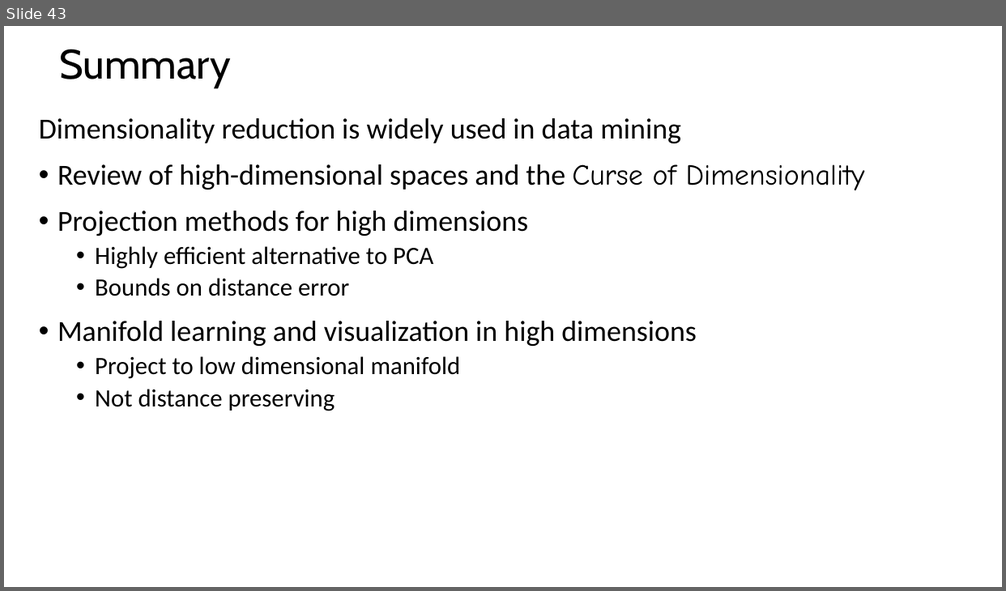
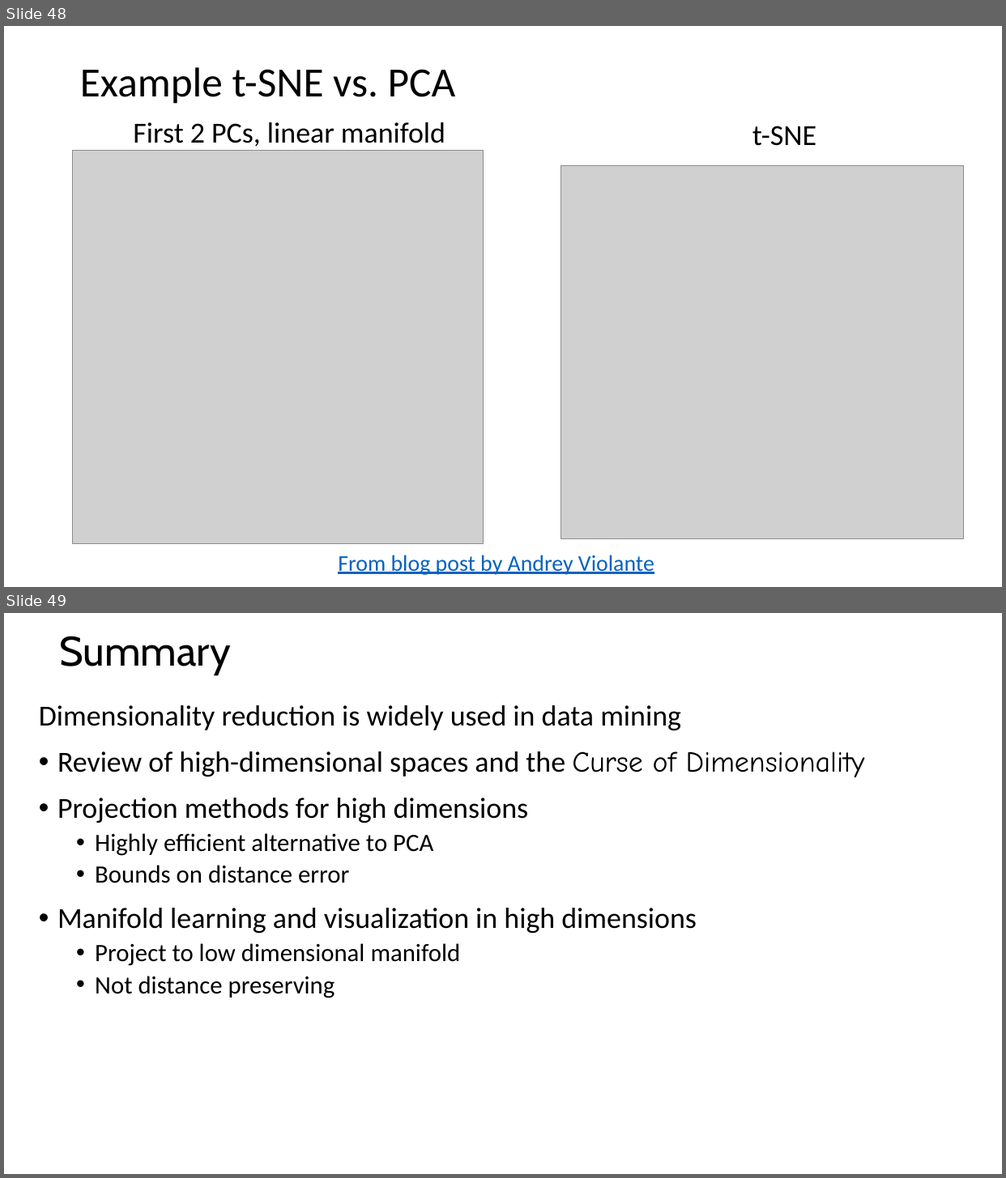
Before and after one commit to StephenElston/CSCI-E-108, a slide deck: slides/10_DimensionalityReduction_Part2.pptx. Shown one above the other, each under a label of ours: slide 43 before the commit, slides 48 and 49 after it. The pictures are 1006x591 and 1006x1178 pixels, drawn with LibreOffice and Linux fonts; fonts in the diff are those of the drawing; grey boxes stand for pictures. Boxes give left, top, right and bottom in pixels: in the first picture for what was removed or moved away, otherwise in the second. Text is boxed around its words. In the diff, an @@ line names an element or a change of style, - is before the commit and + after.

Commit message:
Edited slides, added examples

```diff
--- a/slides/10_DimensionalityReduction_Part2.pptx
+++ b/slides/10_DimensionalityReduction_Part2.pptx
@@ slide 48 added at (x1=4, y1=26, x2=1002, y2=587), background #FFFFFF @@
@@ title added at (x1=80, y1=67, x2=456, y2=104), 40 pt, text #000000 @@
+Example t-SNE vs. PCA
@@ text added at (x1=133, y1=122, x2=445, y2=147), 28 pt, text #000000 @@
+First 2 PCs, linear manifold
@@ text added at (x1=752, y1=126, x2=816, y2=146), 28 pt, text #000000 @@
+t-SNE
@@ picture added at (x1=73, y1=150, x2=484, y2=544) @@
@@ picture added at (x1=562, y1=165, x2=965, y2=539) @@
@@ text added at (x1=338, y1=555, x2=654, y2=575), 21.7 pt, text #0563C1, underline @@
+From blog post by Andrey Violante
@@ what was slide 43 is now slide 49 @@
```
Also in this commit, not shown: 8 slides changed, 5 other slides added.
